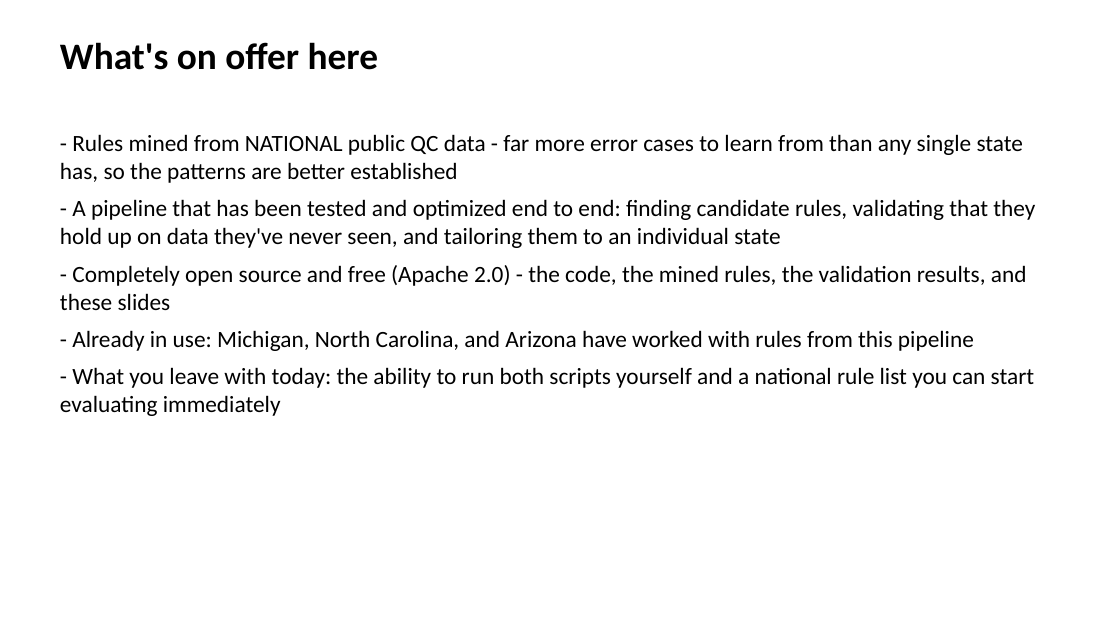
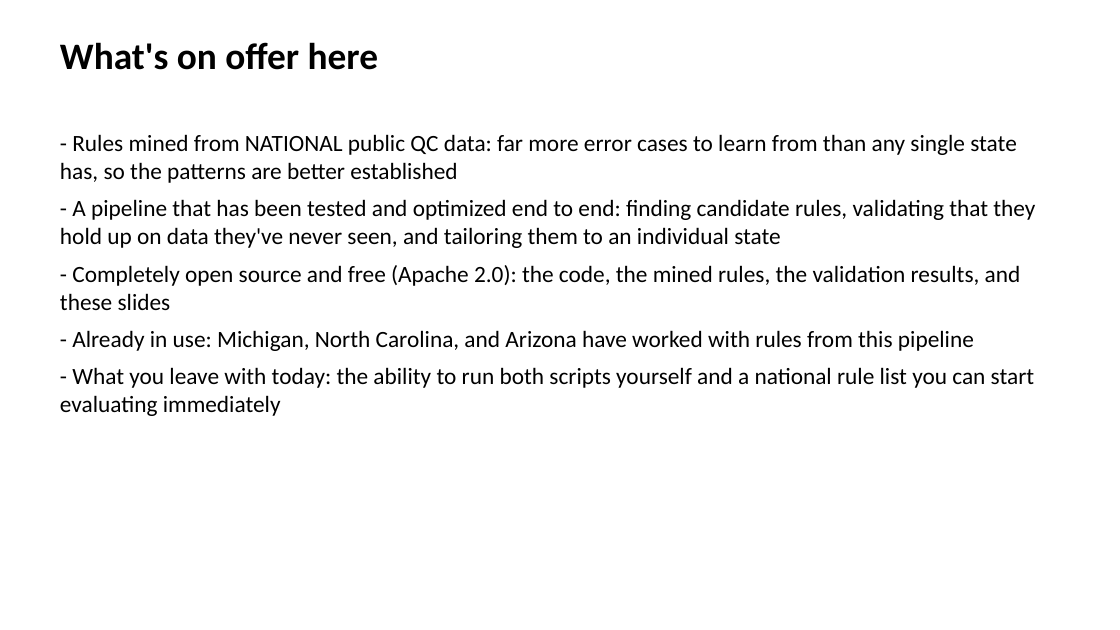
Before and after one commit to giannella/snap_qc, a slide deck: slide 2 of workshop_using_the_inclusion_rules_scripts.pptx. Drawn at 1120x630 pixels with LibreOffice and Linux fonts; fonts in the diff are those of the drawing. Boxes give left, top, right and bottom in pixels: in the first picture for what was removed or moved away, otherwise in the second. Text is boxed around its words. In the diff, an @@ line names an element or a change of style, - is before the commit and + after.

```diff
--- a/workshop_using_the_inclusion_rules_scripts.pptx
+++ b/workshop_using_the_inclusion_rules_scripts.pptx
@@ text at (60,134,1017,183): text changed @@
-- Rules mined from NATIONAL public QC data - far more error cases to learn from than any single state has, so the patterns are better established
+- Rules mined from NATIONAL public QC data: far more error cases to learn from than any single state has, so the patterns are better established
@@ text at (60,265,1021,310): text changed @@
-- Completely open source and free (Apache 2.0) - the code, the mined rules, the validation results, and these slides
+- Completely open source and free (Apache 2.0): the code, the mined rules, the validation results, and these slides
```
Also in this commit, not shown: 18 other slides changed, 3 other files.
